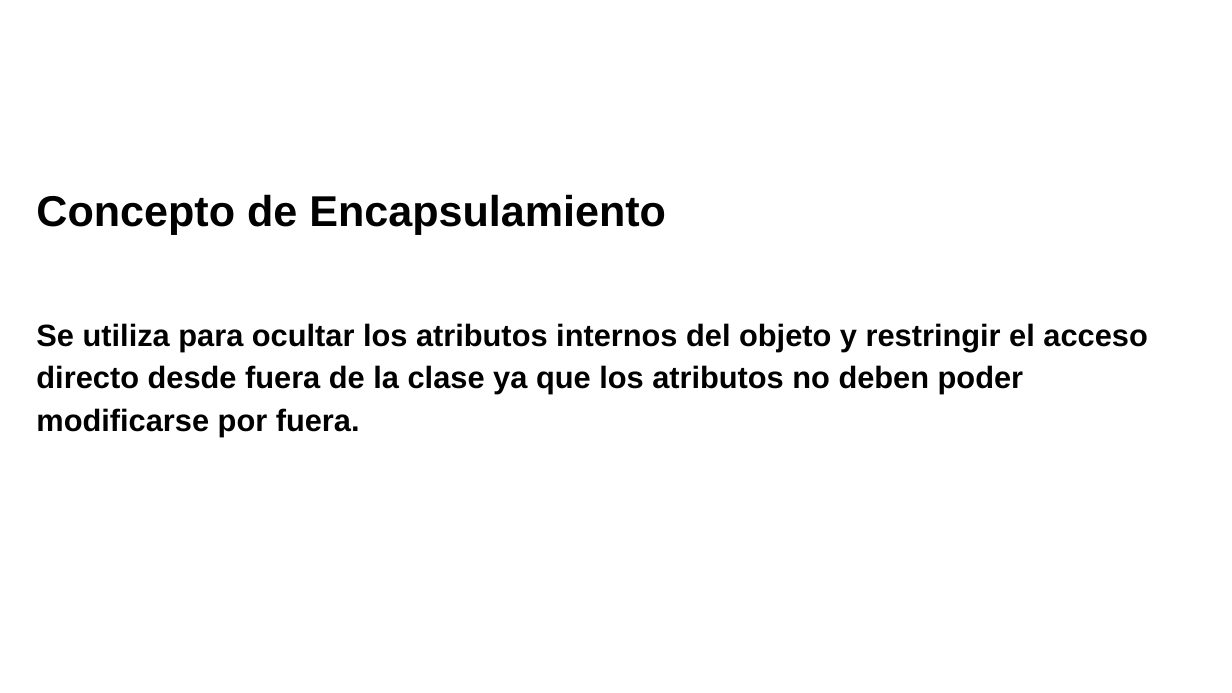
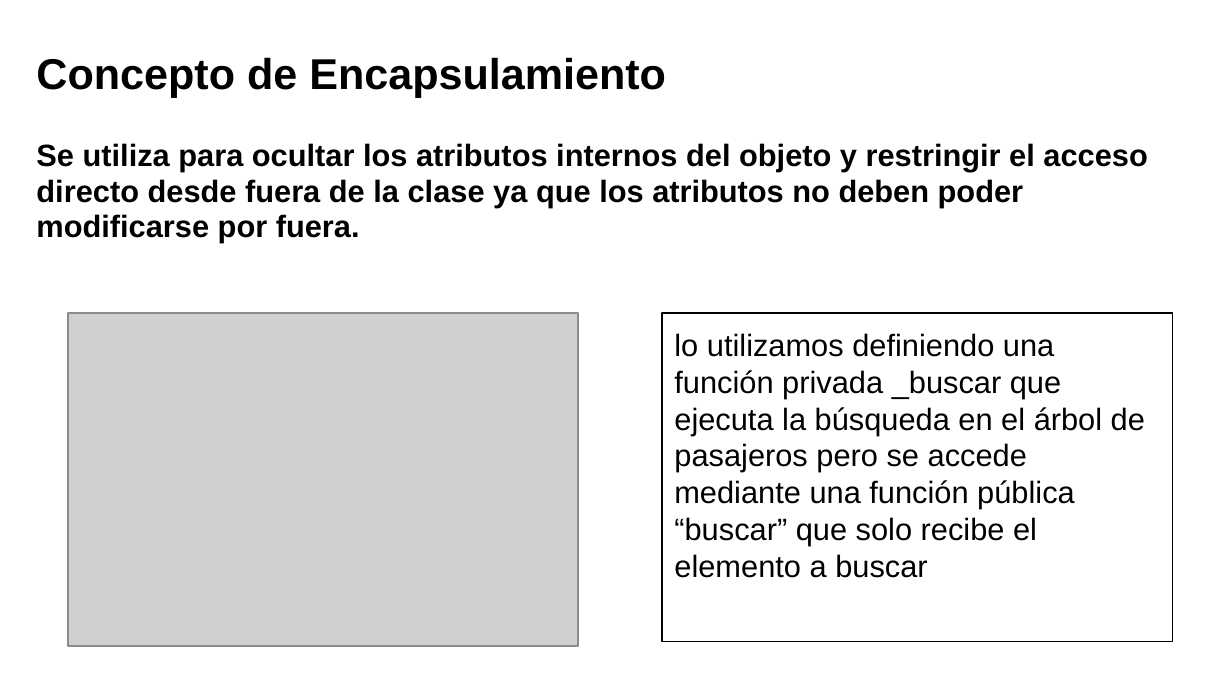
Before and after one commit to MarielaIPS/Final, a slide deck: slide 6 of Sistema de vuelos.pptx (slide 5 before the commit). Drawn at 1232x693 pixels with LibreOffice and Linux fonts; fonts in the diff are those of the drawing; grey boxes stand for pictures; background and template pictures are left out. Boxes give left, top, right and bottom in pixels: in the first picture for what was removed or moved away, otherwise in the second. Text is boxed around its words. In the diff, an @@ line names an element or a change of style, - is before the commit and + after.

```diff
--- a/Sistema de vuelos.pptx
+++ b/Sistema de vuelos.pptx
@@ title "Concepto de Encapsulamiento": place and size @@
-title "Concepto de Encapsulamiento" at [36,194,666,234]
+title "Concepto de Encapsulamiento" at [36,57,666,98]
@@ text "Se utiliza para ocultar los ...": place and size @@
-text "Se utiliza para ocultar los ..." at [36,323,1147,437]
+text "Se utiliza para ocultar los ..." at [36,143,1147,242]
@@ text "Se utiliza para ocultar los ..." at [36,143,1147,242]: line spacing 1.15 to 0.95 @@
@@ picture added at [68,313,578,646] @@
@@ rectangle added at [662,313,1172,642], outline #000000 0.75 pt, 18 pt, text #000000 @@
+lo utilizamos definiendo una función privada _buscar que ejecuta la búsqueda en el árbol de pasajeros pero se accede mediante una función pública “buscar” que solo recibe el elemento a buscar
```
Also in this commit, not shown: 5 other slides changed, 11 slides added, 1 slide removed, 6 other files.
